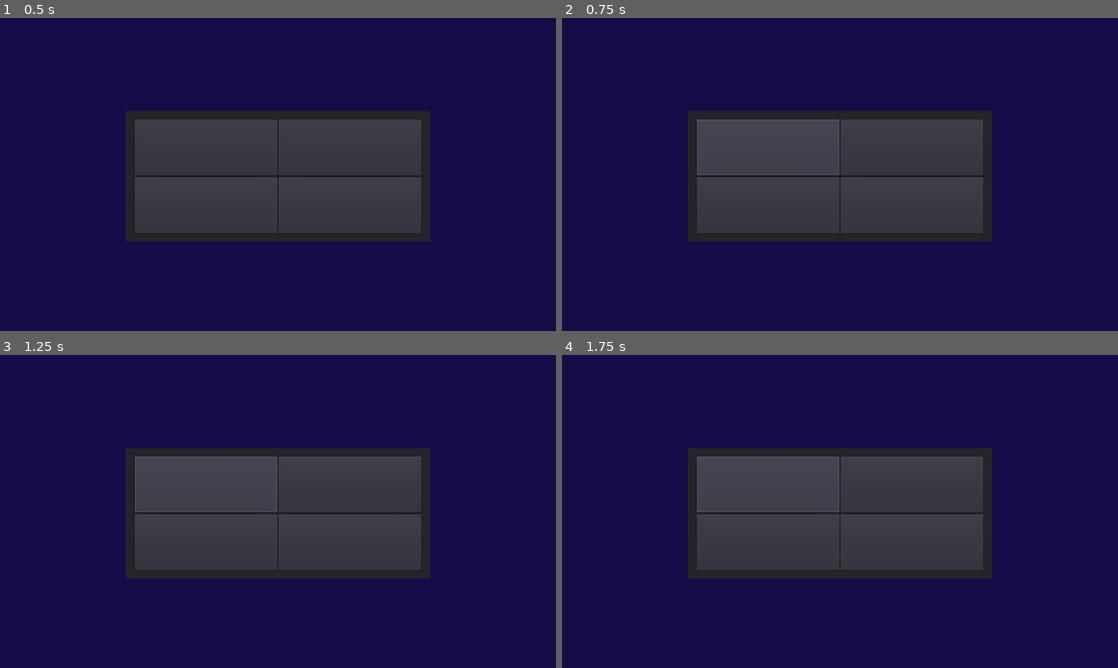
Above: before the commit, frames 1-4 (two rows, left to right).
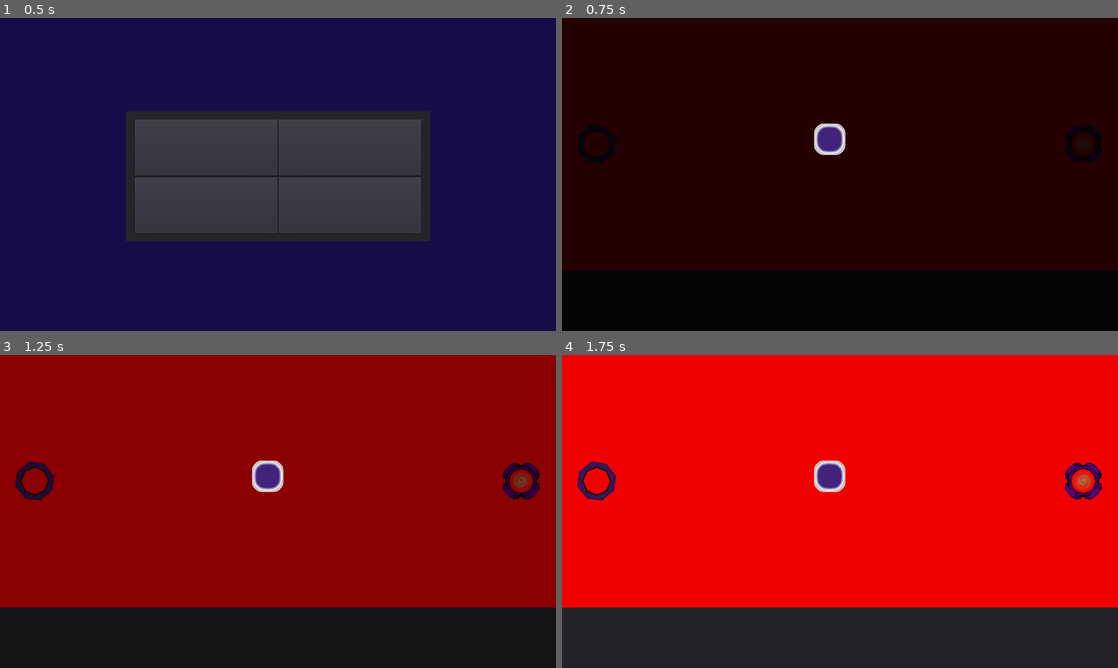
Above: after the commit, the same moments.

Repository: ktosox/Wild_Jam_03_2019
Game: Godot game, scene res://Scenes_and_Scripts/GameCore/GameOver.tscn
The game is run twice, just before and just after one commit, with the same random seed, the same clock (stepped at 60 frames per second) and the same inputs. This scene is started directly instead of the project's main scene.
Inputs (mouse positions are in pixels of both pictures, inside the frame that each line leads up to):
- Up to frame 1 (0.5 s): no input
- Up to frame 2 (0.75 s): click "RESTART" at 0.5 s
- Up to frame 3 (1.25 s): no input
- Up to frame 4 (1.75 s): click (767, 483) at 1.25 s, where only the run before the commit has a clickable "RESTART"

Frame 1 is identical in both runs. In frame 2, 100% of the frame differs, in the area x 0-100%, y 0-100%; in frame 3, 100%; in frame 4, 100%.

Commit message:
even cleaner now!

Diff:
--- a/Scenes_and_Scripts/GameCore/GameManager.gd
+++ b/Scenes_and_Scripts/GameCore/GameManager.gd
@@ -1,13 +1,12 @@
 extends Node
 
 #changes GameStates
-#tracks game progress
+#tracks game progress, maybe?
 #does not do gameplay stuff
-var currentLevel
 
 
 func _ready():
-	loadLevel(currentLevel)
+	loadLevel()
 	# Called when the node is added to the scene for the first time.
 	# Initialization here
 	pass
@@ -17,7 +16,9 @@
 #	# Update game logic here.
 #	pass
 
-func loadLevel(newLevel):
+func loadLevel():
+	get_tree().change_scene("res://Scenes_and_Scripts/GameCore/GameState.tscn")
+	#Save.Level
 	pass
 
 
@@ -28,13 +29,3 @@
 func gameOver():
 	#show game over screen
 	pass
-
-func changeLevel(newLevelNumber = Save.Level + 1):
-	#change current level to newLevel
-	#if no level provided goes to next level
-	#pops current level
-	var newLevel
-	#stuff about loading level goes here
-
-	currentLevel = newLevel
-	pass
--- a/Scenes_and_Scripts/GameCore/GameMenu.gd
+++ b/Scenes_and_Scripts/GameCore/GameMenu.gd
@@ -7,7 +7,7 @@
 
 func _on_Button_moar_pressed():
 	get_tree().paused = false
-	get_tree().change_scene("res://Scenes_and_Scripts/GameCore/GameScene.tscn")
+	get_tree().change_scene("res://Scenes_and_Scripts/GameCore/GameManager.tscn")
 
 
 func _on_Button_exit_pressed():
--- a/Scenes_and_Scripts/GameCore/GameMenu.tscn
+++ b/Scenes_and_Scripts/GameCore/GameMenu.tscn
@@ -5,45 +5,24 @@
 [ext_resource path="res://Scenes_and_Scripts/GameCore/GameMenuButton.tscn" type="PackedScene" id=3]
 
 [node name="GameMenu" type="Control"]
-
 pause_mode = 2
-anchor_left = 0.0
-anchor_top = 0.0
 anchor_right = 1.0
 anchor_bottom = 1.0
-rect_pivot_offset = Vector2( 0, 0 )
-rect_clip_content = false
-mouse_filter = 0
-mouse_default_cursor_shape = 0
-size_flags_horizontal = 1
-size_flags_vertical = 1
 script = ExtResource( 1 )
-_sections_unfolded = [ "Focus", "Grow Direction", "Hint", "Mouse", "Pause", "Rect", "Size Flags", "Theme" ]
 
-[node name="ColorRect" type="ColorRect" parent="." index="0"]
-
-anchor_left = 0.0
-anchor_top = 0.0
+[node name="ColorRect" type="ColorRect" parent="."]
 anchor_right = 1.0
 anchor_bottom = 1.0
 margin_left = 1.0
 margin_top = -2.0
 margin_right = 1.0
 margin_bottom = -2.0
-rect_pivot_offset = Vector2( 0, 0 )
-rect_clip_content = false
-mouse_filter = 0
-mouse_default_cursor_shape = 0
-size_flags_horizontal = 1
-size_flags_vertical = 1
 color = Color( 0.313726, 0.313726, 0.313726, 0.790039 )
-_sections_unfolded = [ "Margin", "Rect" ]
 __meta__ = {
 "_edit_lock_": true
 }
 
-[node name="TextureRect" type="TextureRect" parent="." index="1"]
-
+[node name="TextureRect" type="TextureRect" parent="."]
 anchor_left = 0.5
 anchor_top = 0.5
 anchor_right = 0.5
@@ -52,18 +31,10 @@
 margin_top = -204.5
 margin_right = 251.5
 margin_bottom = 204.5
-rect_pivot_offset = Vector2( 0, 0 )
-rect_clip_content = false
-mouse_filter = 1
-mouse_default_cursor_shape = 0
-size_flags_horizontal = 1
-size_flags_vertical = 1
 texture = ExtResource( 2 )
 expand = true
-stretch_mode = 0
 
-[node name="Panel" type="Panel" parent="." index="2"]
-
+[node name="Panel" type="Panel" parent="."]
 anchor_left = 0.5
 anchor_top = 0.5
 anchor_right = 0.5
@@ -72,88 +43,46 @@
 margin_top = -110.0
 margin_right = 90.0
 margin_bottom = 110.0
-rect_pivot_offset = Vector2( 0, 0 )
-rect_clip_content = false
-mouse_filter = 0
-mouse_default_cursor_shape = 0
-size_flags_horizontal = 1
-size_flags_vertical = 1
-_sections_unfolded = [ "Anchor", "Margin", "Material", "Rect", "Size Flags", "custom_styles" ]
 __meta__ = {
 "_edit_lock_": true
 }
 
-[node name="VBoxContainer" type="VBoxContainer" parent="Panel" index="0"]
-
-anchor_left = 0.0
-anchor_top = 0.0
+[node name="VBoxContainer" type="VBoxContainer" parent="Panel"]
 anchor_right = 1.0
 anchor_bottom = 1.0
 margin_left = 6.0
 margin_top = 4.0
 margin_right = -6.0
 margin_bottom = -4.0
-rect_pivot_offset = Vector2( 0, 0 )
-rect_clip_content = false
-mouse_filter = 1
-mouse_default_cursor_shape = 0
-size_flags_horizontal = 1
-size_flags_vertical = 1
 alignment = 1
-_sections_unfolded = [ "Grow Direction", "Margin" ]
 
-[node name="Button_return" parent="Panel/VBoxContainer" index="0" instance=ExtResource( 3 )]
-
+[node name="Button_return" parent="Panel/VBoxContainer" instance=ExtResource( 3 )]
 margin_left = 0.0
 margin_top = 0.0
 margin_right = 168.0
 margin_bottom = 60.0
 text = "BACK"
 
-[node name="MarginContainer" type="MarginContainer" parent="Panel/VBoxContainer" index="1"]
-
-anchor_left = 0.0
-anchor_top = 0.0
-anchor_right = 0.0
-anchor_bottom = 0.0
+[node name="MarginContainer" type="MarginContainer" parent="Panel/VBoxContainer"]
 margin_top = 64.0
 margin_right = 168.0
 margin_bottom = 72.0
-rect_pivot_offset = Vector2( 0, 0 )
-rect_clip_content = false
-mouse_filter = 0
-mouse_default_cursor_shape = 0
-size_flags_horizontal = 1
 size_flags_vertical = 3
-_sections_unfolded = [ "Size Flags" ]
 
-[node name="Button_moar" parent="Panel/VBoxContainer" index="2" instance=ExtResource( 3 )]
-
+[node name="Button_moar" parent="Panel/VBoxContainer" instance=ExtResource( 3 )]
 margin_left = 0.0
 margin_top = 76.0
 margin_right = 168.0
 margin_bottom = 136.0
 text = "RESET"
 
-[node name="MarginContainer2" type="MarginContainer" parent="Panel/VBoxContainer" index="3"]
-
-anchor_left = 0.0
-anchor_top = 0.0
-anchor_right = 0.0
-anchor_bottom = 0.0
+[node name="MarginContainer2" type="MarginContainer" parent="Panel/VBoxContainer"]
 margin_top = 140.0
 margin_right = 168.0
 margin_bottom = 148.0
-rect_pivot_offset = Vector2( 0, 0 )
-rect_clip_content = false
-mouse_filter = 0
-mouse_default_cursor_shape = 0
-size_flags_horizontal = 1
 size_flags_vertical = 3
-_sections_unfolded = [ "Size Flags" ]
 
-[node name="Button_exit" parent="Panel/VBoxContainer" index="4" instance=ExtResource( 3 )]
-
+[node name="Button_exit" parent="Panel/VBoxContainer" instance=ExtResource( 3 )]
 margin_left = 0.0
 margin_top = 152.0
 margin_right = 168.0
@@ -161,7 +90,5 @@
 text = "MENU"
 
 [connection signal="pressed" from="Panel/VBoxContainer/Button_return" to="." method="_on_Button_return_pressed"]
-
 [connection signal="pressed" from="Panel/VBoxContainer/Button_moar" to="." method="_on_Button_moar_pressed"]
-
 [connection signal="pressed" from="Panel/VBoxContainer/Button_exit" to="." method="_on_Button_exit_pressed"]
--- a/Scenes_and_Scripts/GameCore/GameOver.gd
+++ b/Scenes_and_Scripts/GameCore/GameOver.gd
@@ -2,7 +2,7 @@
 
 func _on_Restart_pressed():
 	get_tree().paused = false
-	get_tree().change_scene("res://Scenes_and_Scripts/GameCore/GameScene.tscn")
+	get_tree().change_scene("res://Scenes_and_Scripts/GameCore/GameManager.tscn")
 
 func _on_MainMenu_pressed():
 	get_tree().paused = false
